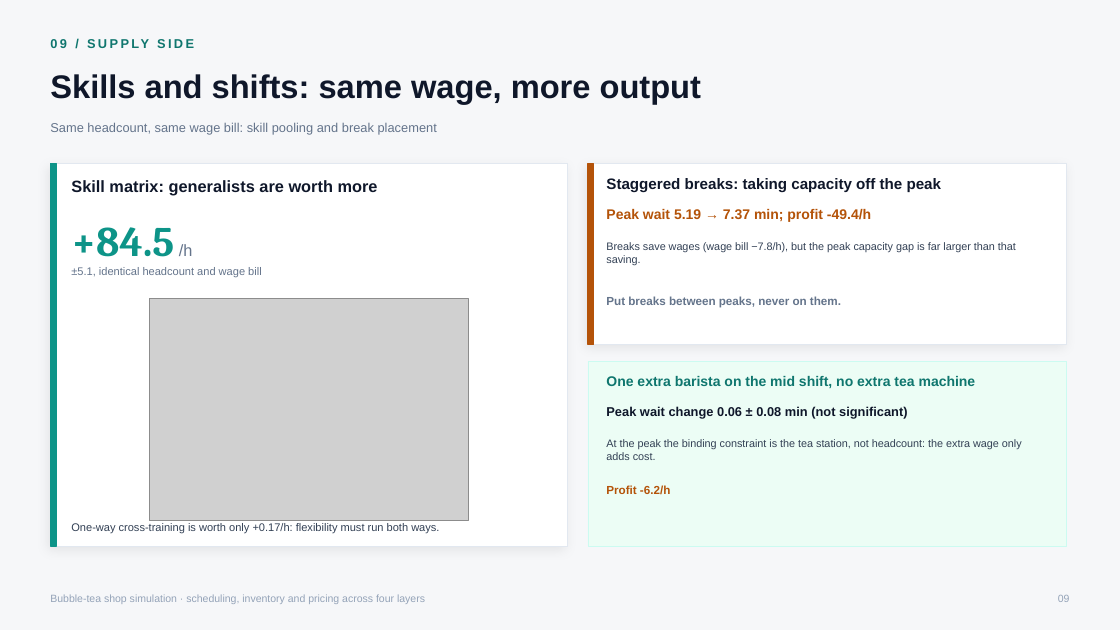
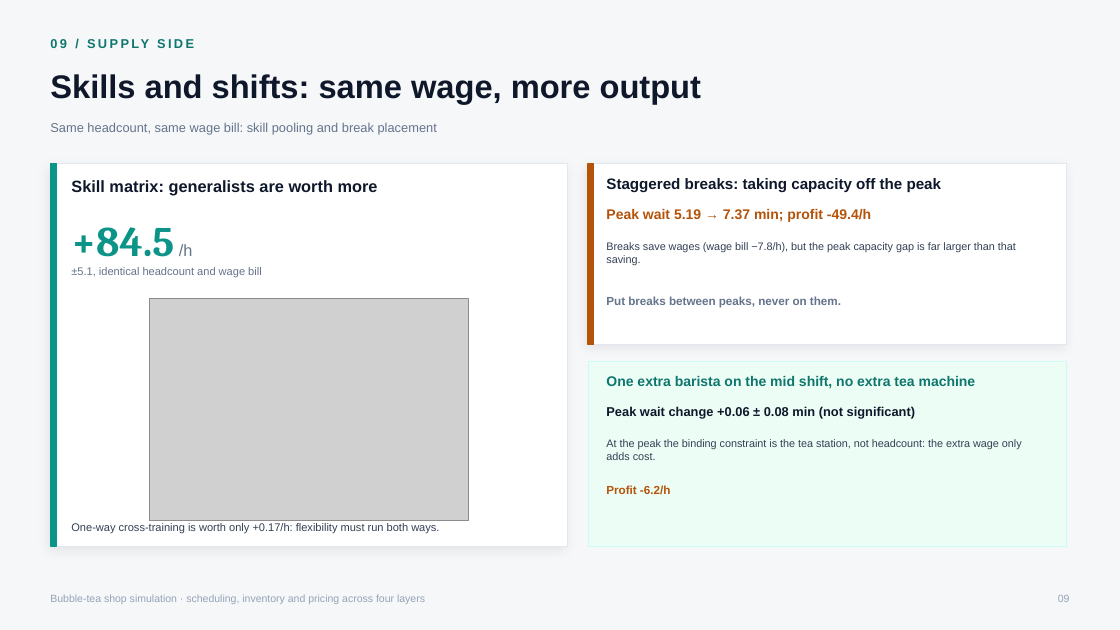
Before and after one commit to dwan621/bubble-tea-shop-sim, a slide deck: slide 9 of presentation/bubble-tea-shop-simulation.pptx. Drawn at 1120x630 pixels with LibreOffice and Linux fonts; fonts in the diff are those of the drawing; grey boxes stand for pictures. Boxes give left, top, right and bottom in pixels: in the first picture for what was removed or moved away, otherwise in the second. Text is boxed around its words. In the diff, an @@ line names an element or a change of style, - is before the commit and + after.

Commit message:
docs: finish the English pass (README wording and rebuilt deck)
Applies the last English wording fix in the README and replaces the deck with the fully English build produced after the file lock was released.

```diff
--- a/presentation/bubble-tea-shop-simulation.pptx
+++ b/presentation/bubble-tea-shop-simulation.pptx
@@ text at [606,406,915,418]: text changed @@
-Peak wait change 0.06 ± 0.08 min (not significant)
+Peak wait change +0.06 ± 0.08 min (not significant)
```
Also in this commit, not shown: 3 other slides changed, 1 other file.
